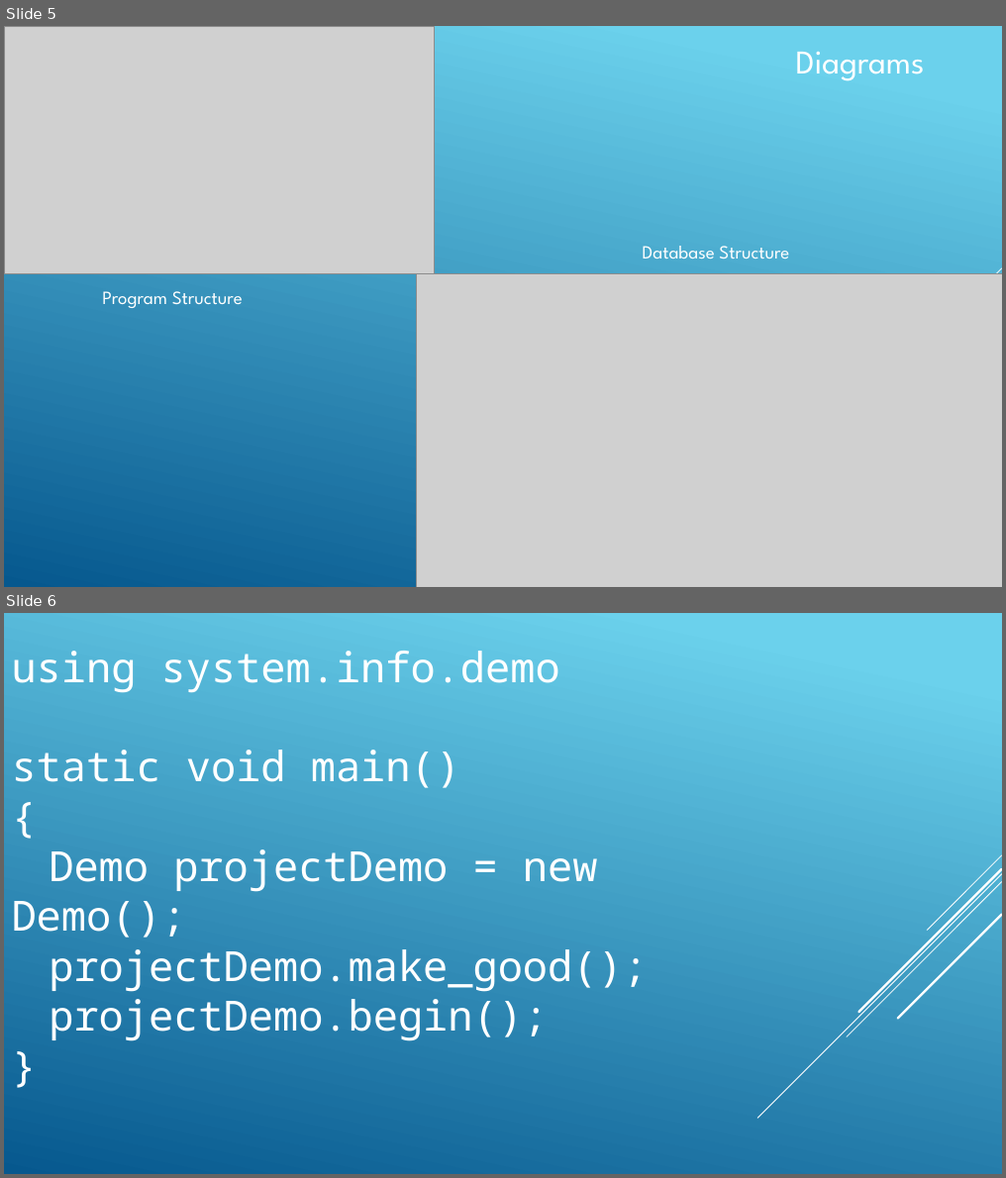
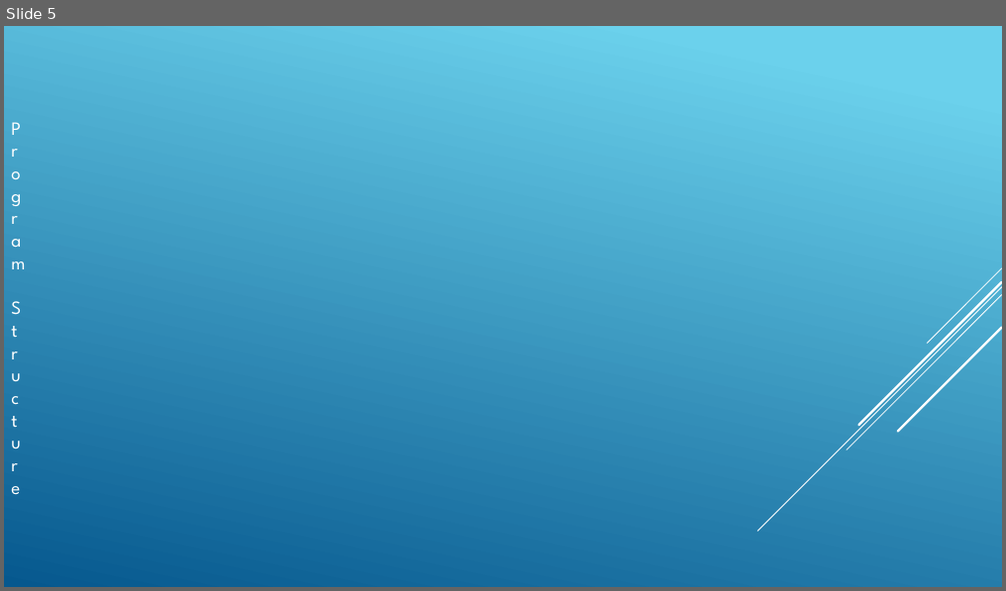
Before and after one commit to lucianfreeze/CSCI352-Project-Freeze-Whitson, a slide deck: 352 project presentation.pptx. Shown one above the other, each under a label of ours: slides 5 and 6 before the commit, slide 5 after it. The pictures are 1006x1178 and 1006x591 pixels, drawn with LibreOffice and Linux fonts; fonts in the diff are those of the drawing; grey boxes stand for pictures; background and template pictures are left out. Boxes give left, top, right and bottom in pixels: in the first picture for what was removed or moved away, otherwise in the second. Text is boxed around its words. In the diff, an @@ line names an element or a change of style, - is before the commit and + after.

```diff
--- a/352 project presentation.pptx
+++ b/352 project presentation.pptx
@@ slide 6 removed at (4, 613, 1002, 1174), background gradient #6ED2EB to #06588E; not listed: 5 template elements that a slide beside it also shows @@
@@ title removed at (12, 651, 648, 1042) @@
-using system.info.demo
-static void main()
-{
-Demo projectDemo = new Demo();
-projectDemo.make_good();
-projectDemo.begin();
-}
@@ slide 5 changed as well @@
@@ picture removed at (4, 26, 434, 274) @@
@@ text removed at (796, 51, 925, 81) @@
-Diagrams
@@ text "Program Structure" rewrapped from (102, 291, 243, 308) to (4, 113, 24, 483) @@
@@ text removed at (643, 246, 789, 259) @@
-Database Structure
@@ picture removed at (417, 274, 1002, 587) @@
```
Also in this commit, not shown: 6 other slides changed, 1 slide added, 14 other files.
